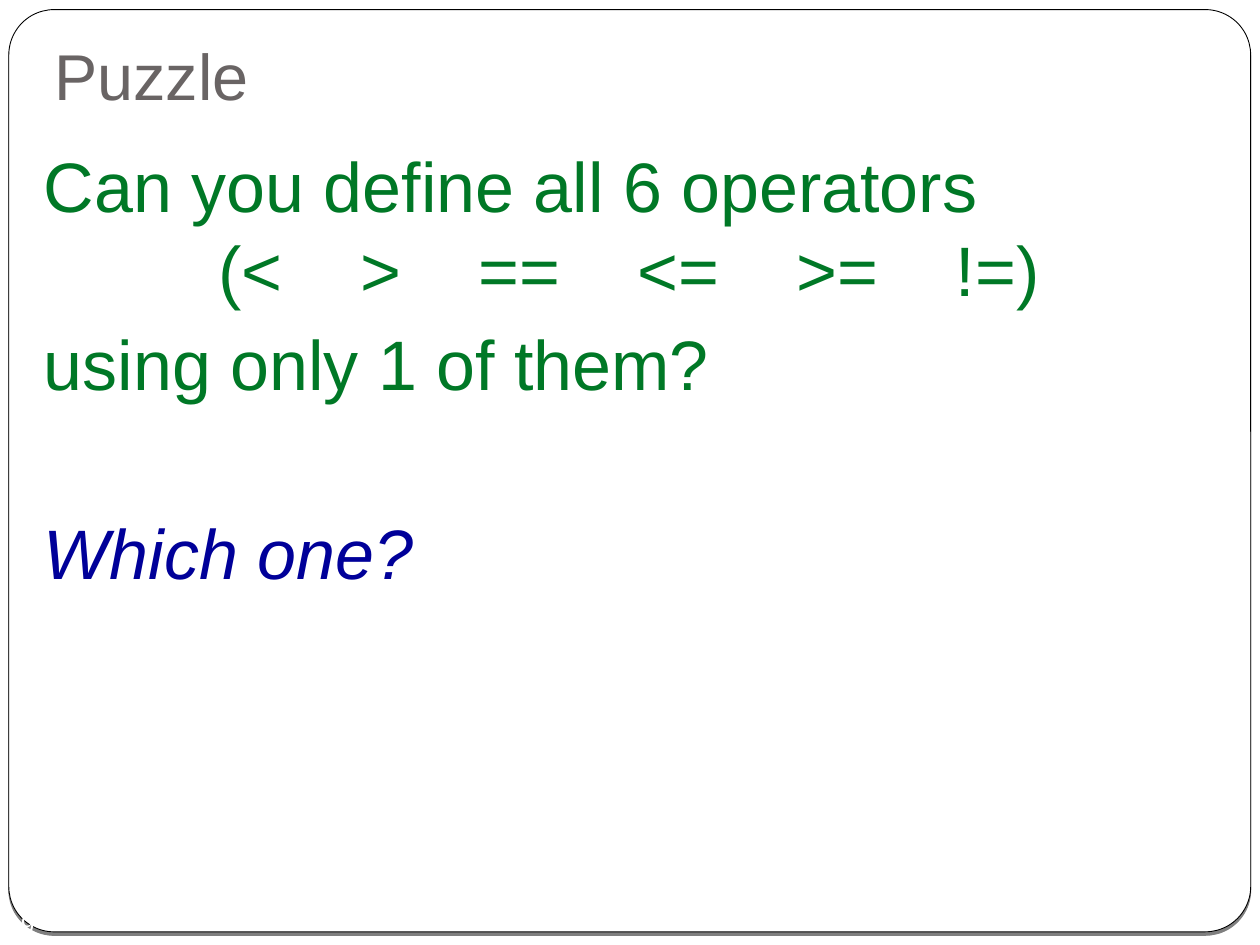
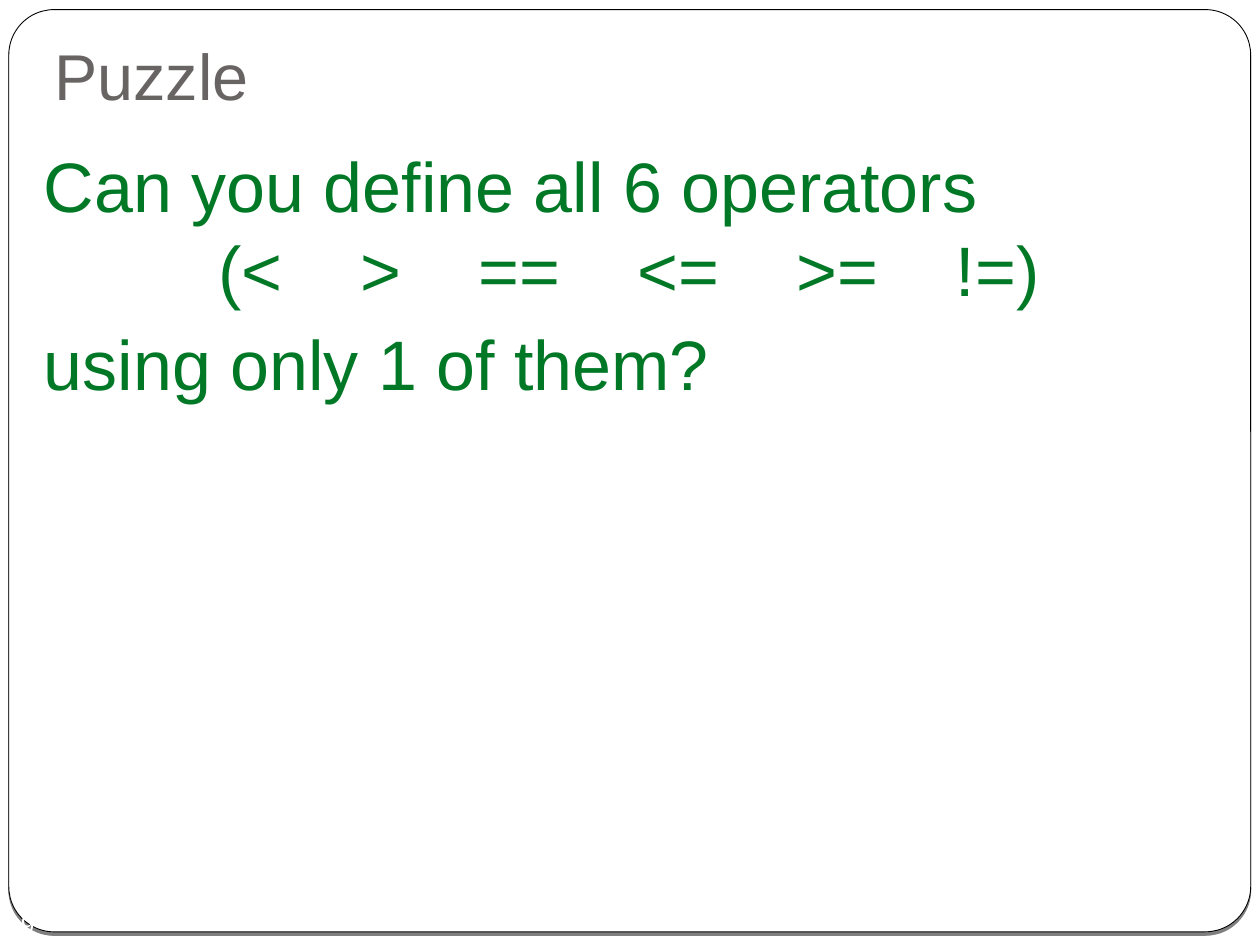
Before and after one commit to cpp-at-ariel/cpp-5780, a slide deck: slide 19 of 08-templates-iterators/slides-1-function-templates.odp. Drawn at 1260x945 pixels with LibreOffice and Linux fonts; fonts in the diff are those of the drawing. Boxes give left, top, right and bottom in pixels: in the first picture for what was removed or moved away, otherwise in the second. Text is boxed around its words. In the diff, an @@ line names an element or a change of style, - is before the commit and + after.

```diff
--- a/08-templates-iterators/slides-1-function-templates.odp
+++ b/08-templates-iterators/slides-1-function-templates.odp
@@ text at [44,528,414,580]: paragraph removed @@
-Which one?
```
Also in this commit, not shown: 3 other files.
